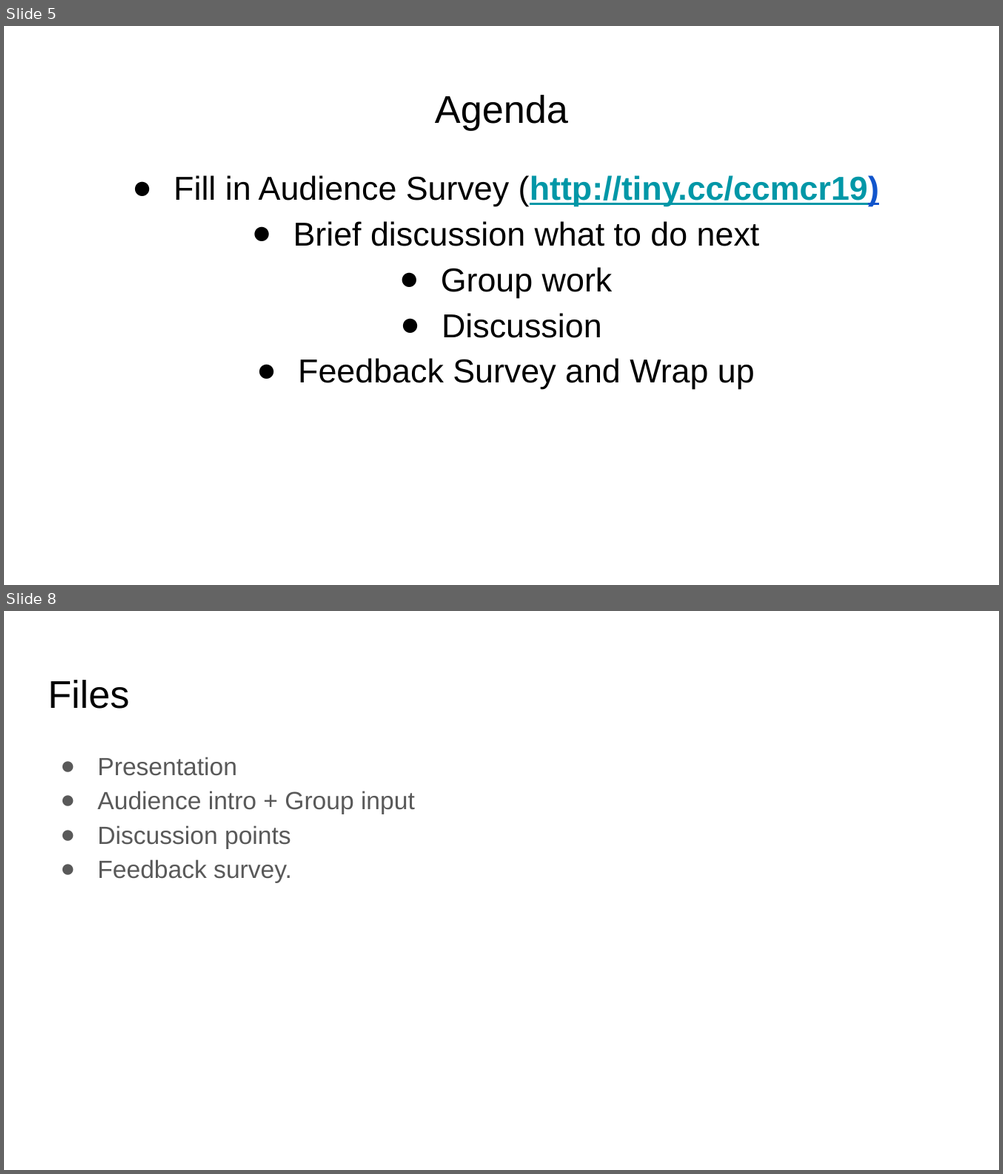
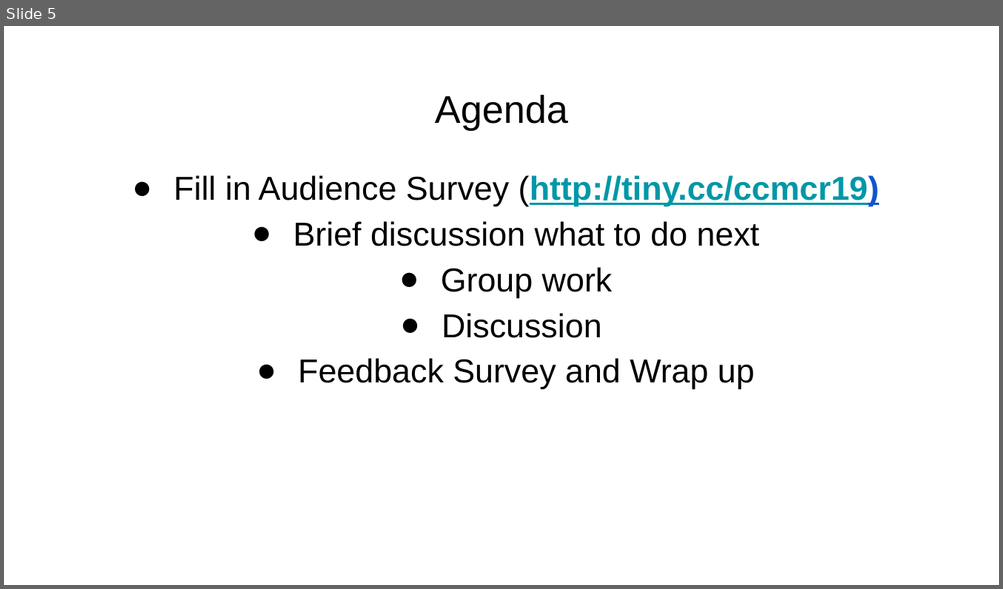
Before and after one commit to selgebali/CCMcr19_dos, a slide deck: Dos and Don’ts for computational training.pptx. Shown one above the other, each under a label of ours: slides 5 and 8 before the commit, slide 5 after it; the slides between them are not shown. The pictures are 1003x1174 and 1003x589 pixels, drawn with LibreOffice and Linux fonts; fonts in the diff are those of the drawing. Boxes give left, top, right and bottom in pixels: in the first picture for what was removed or moved away, otherwise in the second. Text is boxed around its words. In the diff, an @@ line names an element or a change of style, - is before the commit and + after.

```diff
--- a/Dos and Don’ts for computational training.pptx
+++ b/Dos and Don’ts for computational training.pptx
@@ slide 8 removed at [4, 611, 999, 1170], background #FFFFFF @@
@@ title removed at [48, 680, 129, 709] @@
-Files
@@ text removed at [97, 757, 415, 883] @@
-● Presentation
-● Audience intro + Group input
-● Discussion points
-● Feedback survey.
```
Also in this commit, not shown: 2 other slides removed, 1 other file.
